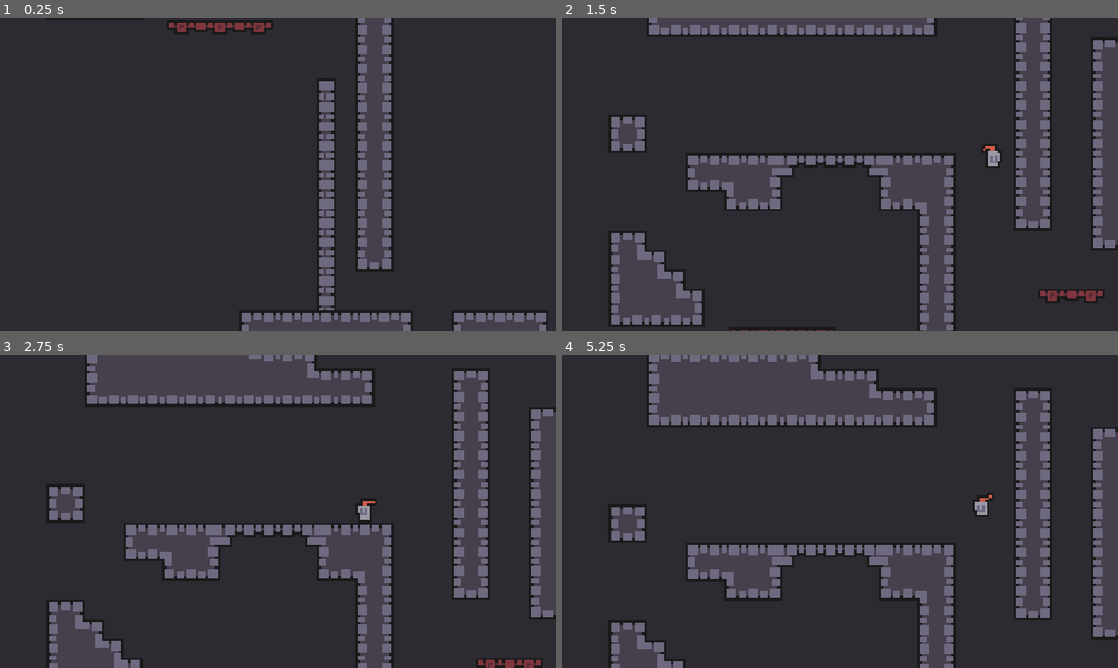
Above: before the commit, frames 1-4 (two rows, left to right).
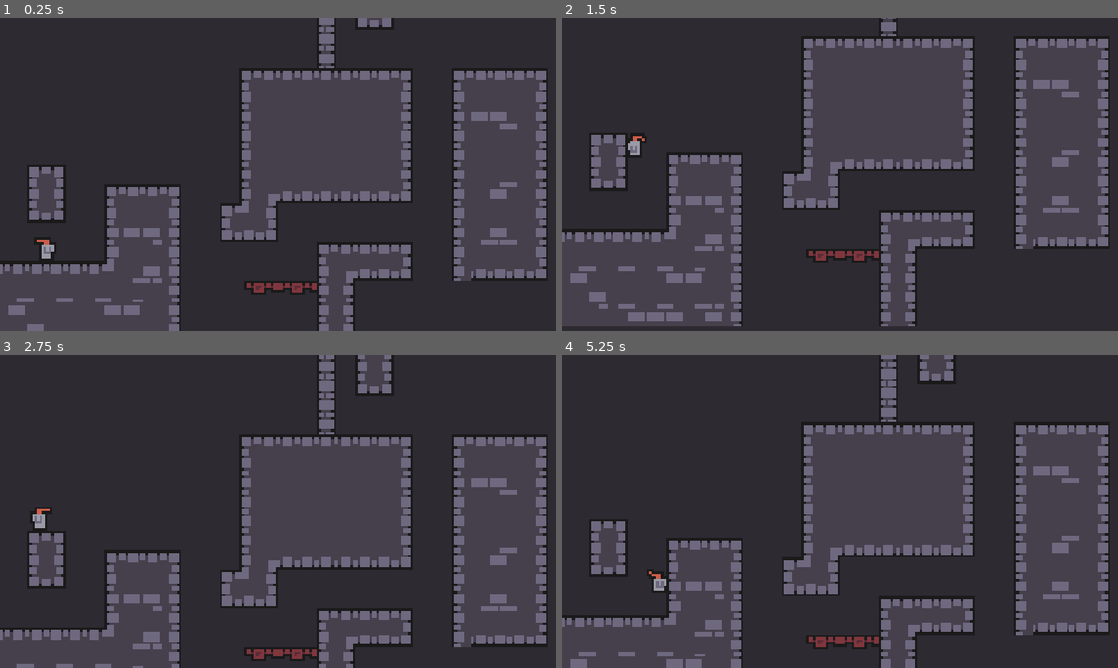
Above: after the commit, the same moments.

Repository: aberiggs/knights-ascent
Game: Godot game, scene res://scenes/levels/level_1.tscn
Two runs of this game, one before a commit and one after it. Both use one fixed random seed, a clock stepped at 60 frames per second and the inputs below.
Inputs:
- Up to frame 1 (0.25 s): no input
- Up to frame 2 (1.5 s): hold D (move_right) from 0.53 s (still down); tap Space (jump) at 0.6, 0.77, 1.07, 1.35 s
- Up to frame 3 (2.75 s): tap Space (jump) at 1.52, 1.82, 2.1 s; release D (move_right) at 2.03 s; hold A (move_left) from 2.03 s (still down)
- Up to frame 4 (5.25 s): release A (move_left) at 2.78 s; hold D (move_right) 2.78-4.28 s; tap Space (jump) at 2.85, 3.02, 3.32, 3.6, 3.77, 4.07, 4.35, 4.52, 4.82, 5.1 s; hold A (move_left) 4.28-5.03 s; hold D (move_right) from 5.03 s (still down)

The runs differ from the first frame. In frame 1, 41% of the frame differs, in the area x 0-99%, y 0-100%; in frame 2, 45%; in frame 3, 46%; in frame 4, 48%, in the area x 0-100%, y 0-100%.

Commit message:
First enemy

Diff:
--- a/scenes/levels/level_1.tscn
+++ b/scenes/levels/level_1.tscn
@@ -7,6 +7,7 @@
 [ext_resource type="PackedScene" uid="uid://dtcbncjg42ggo" path="res://scenes/player.tscn" id="4_x42e6"]
 [ext_resource type="Texture2D" uid="uid://5cya4fntmrt0" path="res://assets/tile_sets/Bridges [Stone].png" id="5_sk5k4"]
 [ext_resource type="Script" uid="uid://cwmkf2mlo8k72" path="res://scripts/camera.gd" id="6_oc4kc"]
+[ext_resource type="PackedScene" uid="uid://rurtw1bauswm" path="res://scenes/skeleton.tscn" id="8_s8va5"]
 
 [sub_resource type="TileSetAtlasSource" id="TileSetAtlasSource_s8va5"]
 texture = ExtResource("2_nsrm0")
@@ -402,17 +403,13 @@
 tile_set = SubResource("TileSet_nsrm0")
 
 [node name="Camera2D" type="Camera2D" parent="." node_paths=PackedStringArray("player")]
-position = Vector2(120, -80)
+position = Vector2(120, -64)
 zoom = Vector2(5, 5)
 script = ExtResource("6_oc4kc")
 player = NodePath("../Player")
 
 [node name="Player" parent="." instance=ExtResource("4_x42e6")]
-position = Vector2(112, -304)
-speed = 75.0
-jump_velocity = -125.0
-gravity_scale = 0.5
-max_movement_cooldown = 200.0
+position = Vector2(24, -16)
 
 [node name="LeftBoundary" type="StaticBody2D" parent="."]
 
@@ -432,3 +429,6 @@
 [node name="CollisionShape2D" type="CollisionShape2D" parent="BottomBoundary"]
 position = Vector2(120, 64)
 shape = SubResource("WorldBoundaryShape2D_x42e6")
+
+[node name="Skeleton" parent="." instance=ExtResource("8_s8va5")]
+position = Vector2(96, -296)
--- /dev/null
+++ b/scenes/skeleton.tscn
@@ -0,0 +1,112 @@
+[gd_scene load_steps=15 format=3 uid="uid://rurtw1bauswm"]
+
+[ext_resource type="Texture2D" uid="uid://c53vqhqypqgiy" path="res://assets/sprite_sheets/Characters/Enemies/Skeleton.png" id="1_pbvs3"]
+[ext_resource type="Script" uid="uid://dixqu4cuo1e2b" path="res://scripts/enemy.gd" id="1_txkty"]
+
+[sub_resource type="AtlasTexture" id="AtlasTexture_ssl1b"]
+atlas = ExtResource("1_pbvs3")
+region = Rect2(0, 144, 24, 24)
+
+[sub_resource type="AtlasTexture" id="AtlasTexture_w4hcs"]
+atlas = ExtResource("1_pbvs3")
+region = Rect2(24, 144, 24, 24)
+
+[sub_resource type="AtlasTexture" id="AtlasTexture_haw2w"]
+atlas = ExtResource("1_pbvs3")
+region = Rect2(48, 144, 24, 24)
+
+[sub_resource type="AtlasTexture" id="AtlasTexture_i0f3v"]
+atlas = ExtResource("1_pbvs3")
+region = Rect2(72, 144, 24, 24)
+
+[sub_resource type="AtlasTexture" id="AtlasTexture_xrus2"]
+atlas = ExtResource("1_pbvs3")
+region = Rect2(96, 144, 24, 24)
+
+[sub_resource type="AtlasTexture" id="AtlasTexture_7e1v2"]
+atlas = ExtResource("1_pbvs3")
+region = Rect2(120, 144, 24, 24)
+
+[sub_resource type="AtlasTexture" id="AtlasTexture_txkty"]
+atlas = ExtResource("1_pbvs3")
+region = Rect2(0, 24, 24, 24)
+
+[sub_resource type="AtlasTexture" id="AtlasTexture_ivqcw"]
+atlas = ExtResource("1_pbvs3")
+region = Rect2(24, 24, 24, 24)
+
+[sub_resource type="AtlasTexture" id="AtlasTexture_bnirc"]
+atlas = ExtResource("1_pbvs3")
+region = Rect2(48, 24, 24, 24)
+
+[sub_resource type="AtlasTexture" id="AtlasTexture_5pgwy"]
+atlas = ExtResource("1_pbvs3")
+region = Rect2(72, 24, 24, 24)
+
+[sub_resource type="SpriteFrames" id="SpriteFrames_ssl1b"]
+animations = [{
+"frames": [{
+"duration": 1.0,
+"texture": SubResource("AtlasTexture_ssl1b")
+}, {
+"duration": 1.0,
+"texture": SubResource("AtlasTexture_w4hcs")
+}, {
+"duration": 1.0,
+"texture": SubResource("AtlasTexture_haw2w")
+}, {
+"duration": 1.0,
+"texture": SubResource("AtlasTexture_i0f3v")
+}, {
+"duration": 1.0,
+"texture": SubResource("AtlasTexture_xrus2")
+}, {
+"duration": 1.0,
+"texture": SubResource("AtlasTexture_7e1v2")
+}],
+"loop": false,
+"name": &"attack",
+"speed": 15.0
+}, {
+"frames": [{
+"duration": 1.0,
+"texture": SubResource("AtlasTexture_txkty")
+}, {
+"duration": 1.0,
+"texture": SubResource("AtlasTexture_ivqcw")
+}, {
+"duration": 1.0,
+"texture": SubResource("AtlasTexture_bnirc")
+}, {
+"duration": 1.0,
+"texture": SubResource("AtlasTexture_5pgwy")
+}],
+"loop": true,
+"name": &"default",
+"speed": 5.0
+}]
+
+[sub_resource type="RectangleShape2D" id="RectangleShape2D_w4hcs"]
+size = Vector2(6, 8)
+
+[node name="Skeleton" type="CharacterBody2D" node_paths=PackedStringArray("raycast", "animated_sprite")]
+script = ExtResource("1_txkty")
+raycast = NodePath("RayCast2D")
+animated_sprite = NodePath("AnimatedSprite2D")
+
+[node name="AnimatedSprite2D" type="AnimatedSprite2D" parent="."]
+texture_filter = 1
+position = Vector2(0, -9)
+sprite_frames = SubResource("SpriteFrames_ssl1b")
+animation = &"attack"
+autoplay = "default"
+frame = 5
+frame_progress = 1.0
+
+[node name="CollisionShape2D" type="CollisionShape2D" parent="."]
+position = Vector2(0, -4)
+shape = SubResource("RectangleShape2D_w4hcs")
+
+[node name="RayCast2D" type="RayCast2D" parent="."]
+position = Vector2(4, 0)
+target_position = Vector2(0, 1)
--- /dev/null
+++ b/scripts/enemy.gd
@@ -0,0 +1,93 @@
+extends CharacterBody2D
+
+@export var raycast: RayCast2D
+@export var animated_sprite: AnimatedSprite2D
+
+@export var speed: float = 50.0
+@export var max_pace_distance: float = 50.0
+@export var start_attack_range: float = 8.0 # Distance in pixels to trigger an attack
+@export var attack_range: float = 12.0 # Distance in pixels to apply damage
+@export var damage_cooldown_time: float = 0.25 # Cooldown in seconds between damage applications
+
+var pace_distance: float = 0.0
+var direction: int = 1
+var damage_cooldown: float = 0.0
+var player: CharacterBody2D = null
+var is_attacking: bool = false
+
+func _ready() -> void:
+	# Find the player in the scene tree
+	var scene_root = get_tree().current_scene
+	if scene_root:
+		player = scene_root.get_node_or_null("Player")
+
+	# Connect to animation finished signal if animated_sprite exists
+	if animated_sprite:
+		animated_sprite.animation_finished.connect(_on_animation_finished)
+
+func _physics_process(delta: float) -> void:
+	# Update damage cooldown
+	if damage_cooldown > 0:
+		damage_cooldown -= delta
+
+	# Check for player proximity and start attack animation
+	# Do this early to prevent movement in the same frame as attack starts
+	if player and damage_cooldown <= 0 and not is_attacking:
+		var distance_to_player = global_position.distance_to(player.global_position)
+		if is_facing_player() and distance_to_player <= start_attack_range:
+			# Start attack animation
+			start_attack()
+
+	# Add the gravity.
+	if not is_on_floor():
+		velocity += get_gravity() * delta
+
+	# Freeze movement during attack
+	if not is_attacking:
+		if is_on_floor():
+			velocity.x = speed * direction
+			pace_distance += speed * delta
+			if pace_distance >= max_pace_distance:
+				direction = - direction
+				pace_distance = 0
+
+		if !raycast.is_colliding():
+			# If the enemy would walk off the platform, make them turn around
+			direction = - direction
+			# And reset the pace distance
+			pace_distance = 0
+	else:
+		# Stop horizontal movement during attack
+		velocity.x = 0
+
+	scale.x = scale.y * direction
+
+	move_and_slide()
+
+func start_attack() -> void:
+	"""Start the attack animation and freeze movement."""
+	if animated_sprite and animated_sprite.sprite_frames.has_animation("attack"):
+		is_attacking = true
+		animated_sprite.play("attack")
+
+func _on_animation_finished() -> void:
+	"""Called when an animation finishes. Apply damage if attack animation finished."""
+	if is_attacking and animated_sprite.animation == "attack":
+		is_attacking = false
+
+		# Check if player is still in range
+		if player:
+			var distance_to_player = global_position.distance_to(player.global_position)
+			if is_facing_player() and distance_to_player <= attack_range:
+				if player.has_method("apply_damage"):
+					player.apply_damage()
+
+		# Set cooldown and return to default animation
+		damage_cooldown = damage_cooldown_time
+		if animated_sprite.sprite_frames.has_animation("default"):
+			animated_sprite.play("default")
+
+func is_facing_player() -> bool:
+	if player:
+		return (direction > 0 and global_position.x < player.global_position.x) or (direction < 0 and global_position.x > player.global_position.x)
+	return false
--- a/scripts/player.gd
+++ b/scripts/player.gd
@@ -1,11 +1,11 @@
 extends CharacterBody2D
 
 
-@export var speed: float = 120.0
-@export var jump_velocity: float = -250
-@export var gravity_scale: float = 1.0
+@export var speed: float = 75.0
+@export var jump_velocity: float = -125.0
+@export var gravity_scale: float = 0.5
 @export var wall_slide_speed: float = 50.0 # Max falling speed when sliding on wall
-@export var max_movement_cooldown: float = 100.0 # Time in milliseconds before player can move again
+@export var max_movement_cooldown: float = 200.0 # Time in milliseconds before player can move again
 
 var spawn_position: Vector2
 var movement_cooldown: float = 0.0 # Time in milliseconds before player can move again
@@ -77,3 +77,7 @@
 	"""Reset player to spawn position and stop velocity."""
 	global_position = spawn_position
 	velocity = Vector2.ZERO
+
+func apply_damage() -> void:
+	"""Apply damage to the player. For now, just resets position."""
+	reset_position()
Not shown: 1 places in scenes/levels/level_1.tscn that only renumber resources
Not shown, added: scripts/enemy.gd.uid
Not shown, changed: .gitignore
Not shown, removed: assets/sprite_sheets/.DS_Store
Not shown, added: assets/sprite_sheets/Characters/.DS_Store
